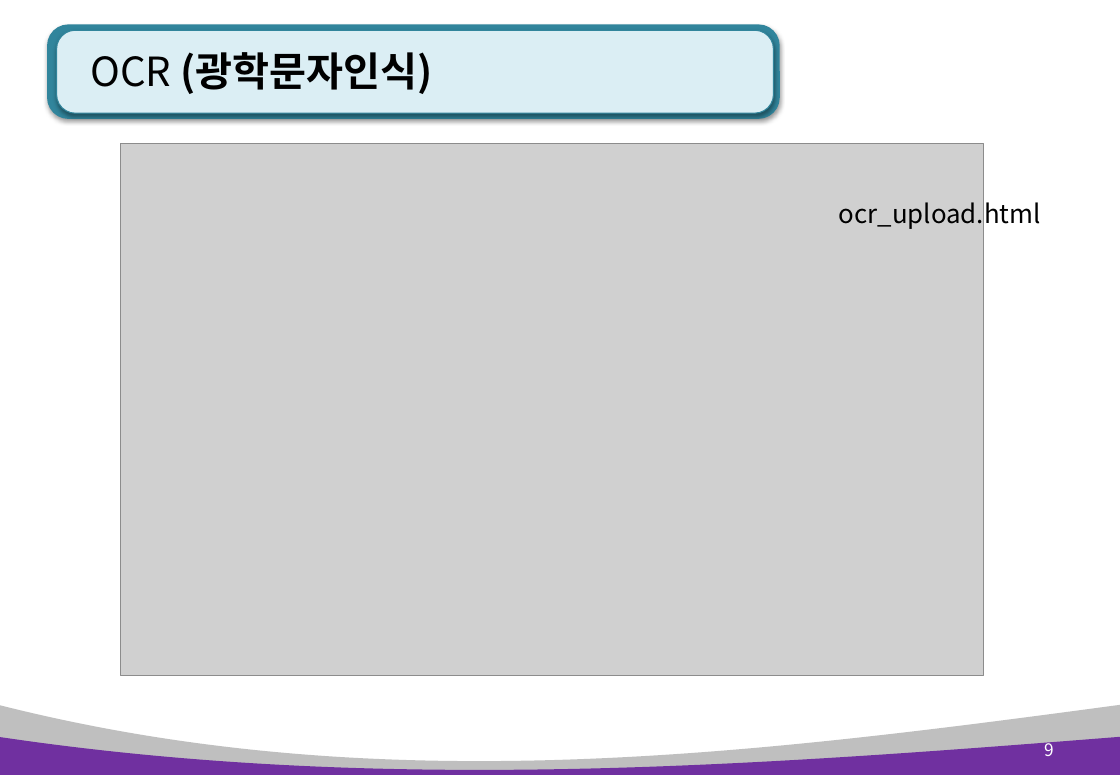
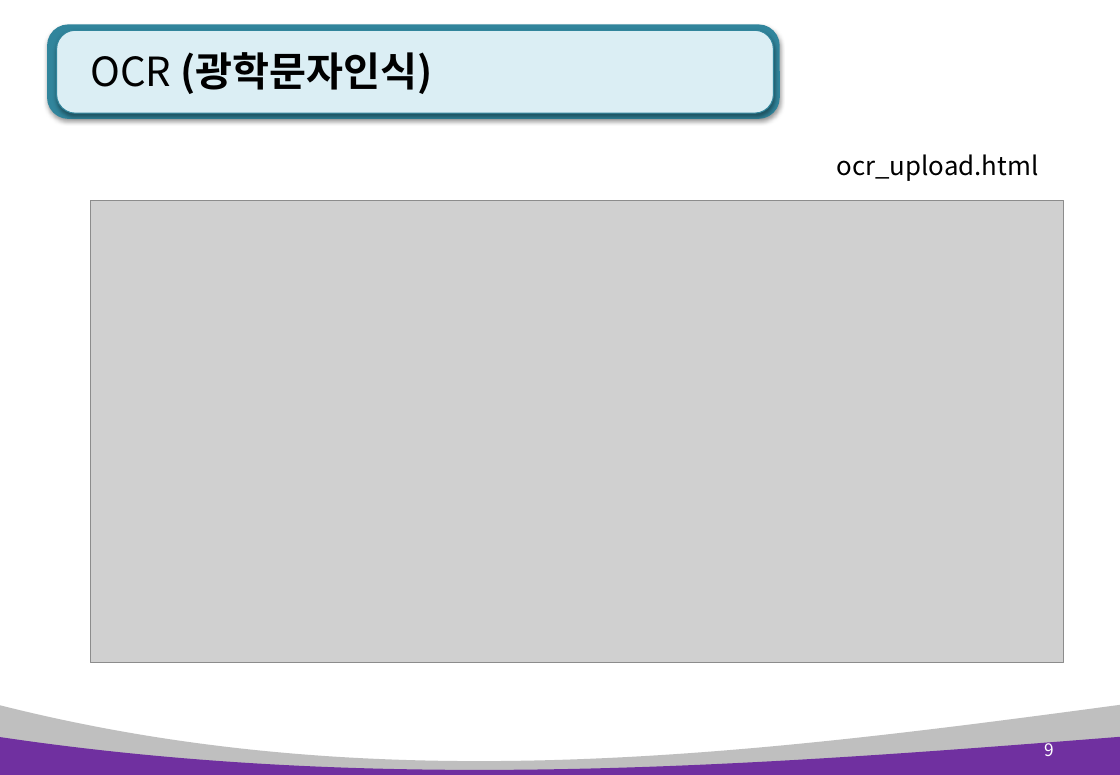
Before and after one commit to pshho/ngreen_project, a slide deck: slide 9 of pyWorks/자료/django_ppt/polls_ppt/polls 5장. ocr app.pptx. Drawn at 1120x775 pixels with LibreOffice and Linux fonts; fonts in the diff are those of the drawing; grey boxes stand for pictures. Boxes give left, top, right and bottom in pixels: in the first picture for what was removed or moved away, otherwise in the second. Text is boxed around its words. In the diff, an @@ line names an element or a change of style, - is before the commit and + after.

```diff
--- a/pyWorks/자료/django_ppt/polls_ppt/polls 5장. ocr app.pptx
+++ b/pyWorks/자료/django_ppt/polls_ppt/polls 5장. ocr app.pptx
@@ text "ocr_upload.html" rewrapped from [839, 196, 1041, 229] to [837, 154, 1039, 181] @@
@@ picture: place and size @@
-picture at [120, 144, 983, 676]
+picture at [90, 201, 1064, 664]
```
Also in this commit, not shown: 1 other slide changed, 1 slide removed, 2 other files.
